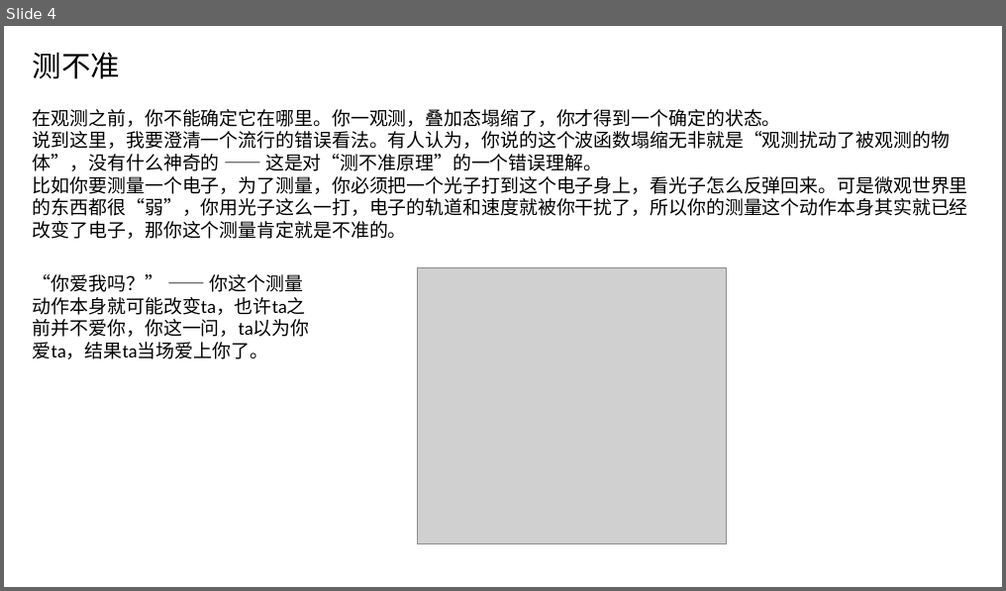
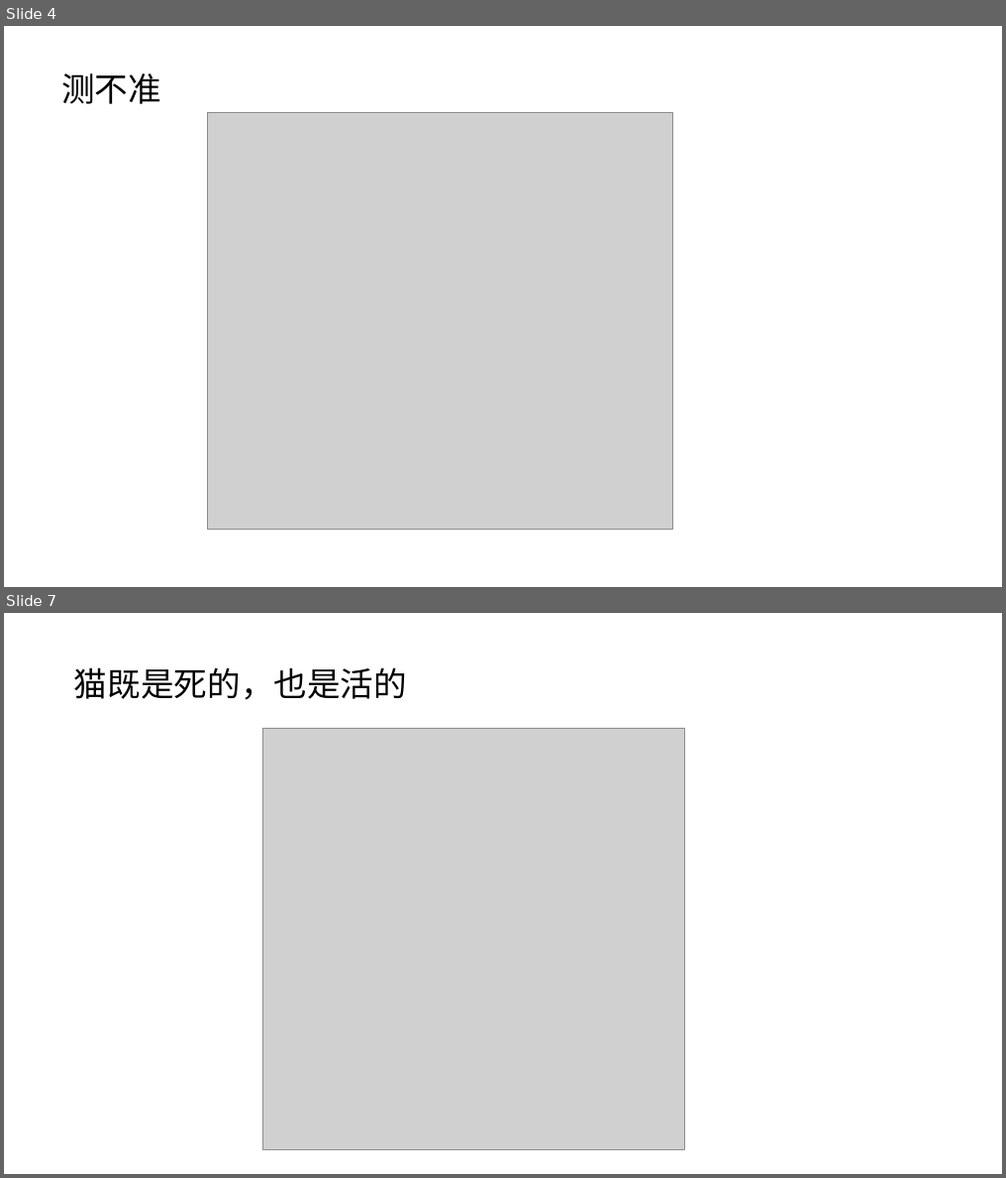
Before and after one commit to FredJiangFei/MyDocuments, a slide deck: 其他/薛定谔的猫/薛定谔的猫.pptx. Shown one above the other, each under a label of ours: slide 4 before the commit, slides 4 and 7 after it; the slides between them are not shown. The pictures are 1006x591 and 1006x1178 pixels, drawn with LibreOffice and Linux fonts; fonts in the diff are those of the drawing; grey boxes stand for pictures. Boxes give left, top, right and bottom in pixels: in the first picture for what was removed or moved away, otherwise in the second. Text is boxed around its words. In the diff, an @@ line names an element or a change of style, - is before the commit and + after.

```diff
--- a/其他/薛定谔的猫/薛定谔的猫.pptx
+++ b/其他/薛定谔的猫/薛定谔的猫.pptx
@@ slide 7 added at box(4, 613, 1002, 1174), background #FFFFFF @@
@@ text added at box(74, 667, 407, 700), 32 pt, text #000000 @@
+猫既是死的，也是活的
@@ picture added at box(262, 728, 684, 1151) @@
@@ slide 4 changed as well @@
@@ text "测不准": place and size @@
-text "测不准" at box(33, 52, 120, 79)
+text "测不准" at box(61, 74, 161, 104)
@@ text "测不准" at box(61, 74, 161, 104): size 28 to 32 pt @@
@@ text removed at box(33, 109, 968, 239) @@
-在观测之前，你不能确定它在哪里。你一观测，叠加态塌缩了，你才得到一个确定的状态。
-说到这里，我要澄清一个流行的错误看法。有人认为，你说的这个波函数塌缩无非就是“观测扰动了被观测的物体”，没有什么神奇的 —— 这是对“测不准原理”的一个错误理解。
-比如你要测量一个电子，为了测量，你必须把一个光子打到这个电子身上，看光子怎么反弹回来。可是微观世界里的东西都很“弱”，你用光子这么一打，电子的轨道和速度就被你干扰了，所以你的测量这个动作本身其实就已经改变了电子，那你这个测量肯定就是不准的。
@@ picture: place and size @@
-picture at box(417, 269, 726, 544)
+picture at box(208, 113, 673, 529)
@@ text removed at box(33, 274, 310, 360) @@
-“你爱我吗？” —— 你这个测量动作本身就可能改变ta，也许ta之前并不爱你，你这一问，ta以为你爱ta，结果ta当场爱上你了。
```
Also in this commit, not shown: 5 other slides changed, 2 other slides added, 3 slides removed, 3 other files.
